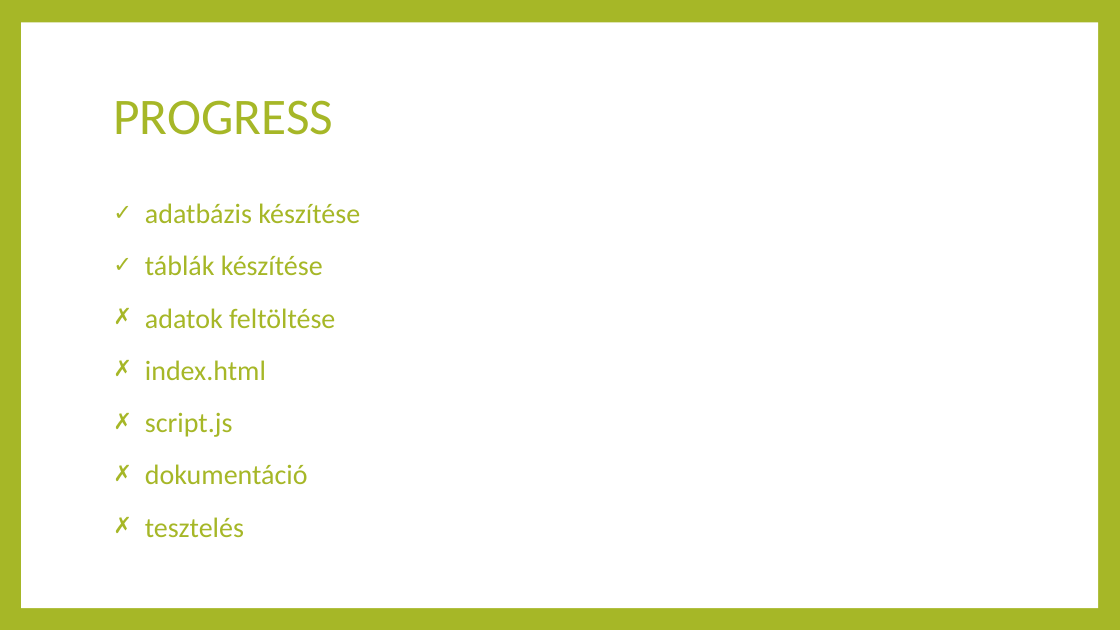
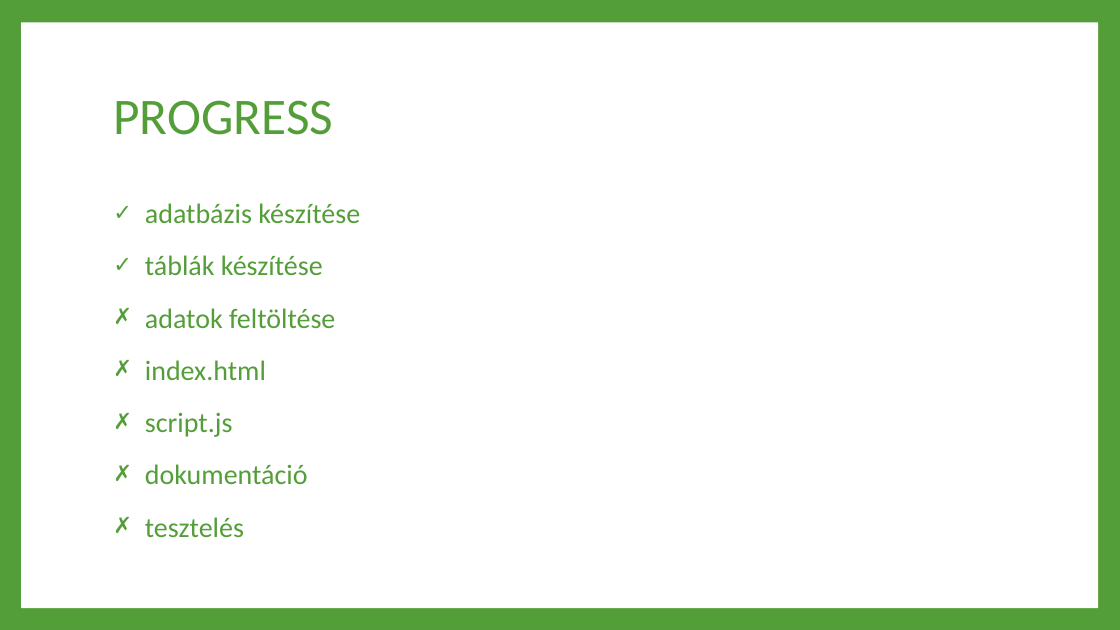
Before and after one commit to martinovszkyliza-sys/Vizsga, a slide deck: slide 8 of KönyvtárPPT.pptx. Drawn at 1120x630 pixels with LibreOffice and Linux fonts; fonts in the diff are those of the drawing. Boxes give left, top, right and bottom in pixels: in the first picture for what was removed or moved away, otherwise in the second. Text is boxed around its words. In the diff, an @@ line names an element or a change of style, - is before the commit and + after.

```diff
--- a/KönyvtárPPT.pptx
+++ b/KönyvtárPPT.pptx
@@ background #A6B727 to #549E39 @@
@@ title "PROGRESS" at [113,100,333,135]: text colour #A6B727 to #549E39 @@
@@ text "adatbázis készítése" at [145,203,360,537]: text colour #A6B727 to #549E39; bullet colour #A6B727 to #549E39 @@
```
Also in this commit, not shown: 7 other slides changed.
